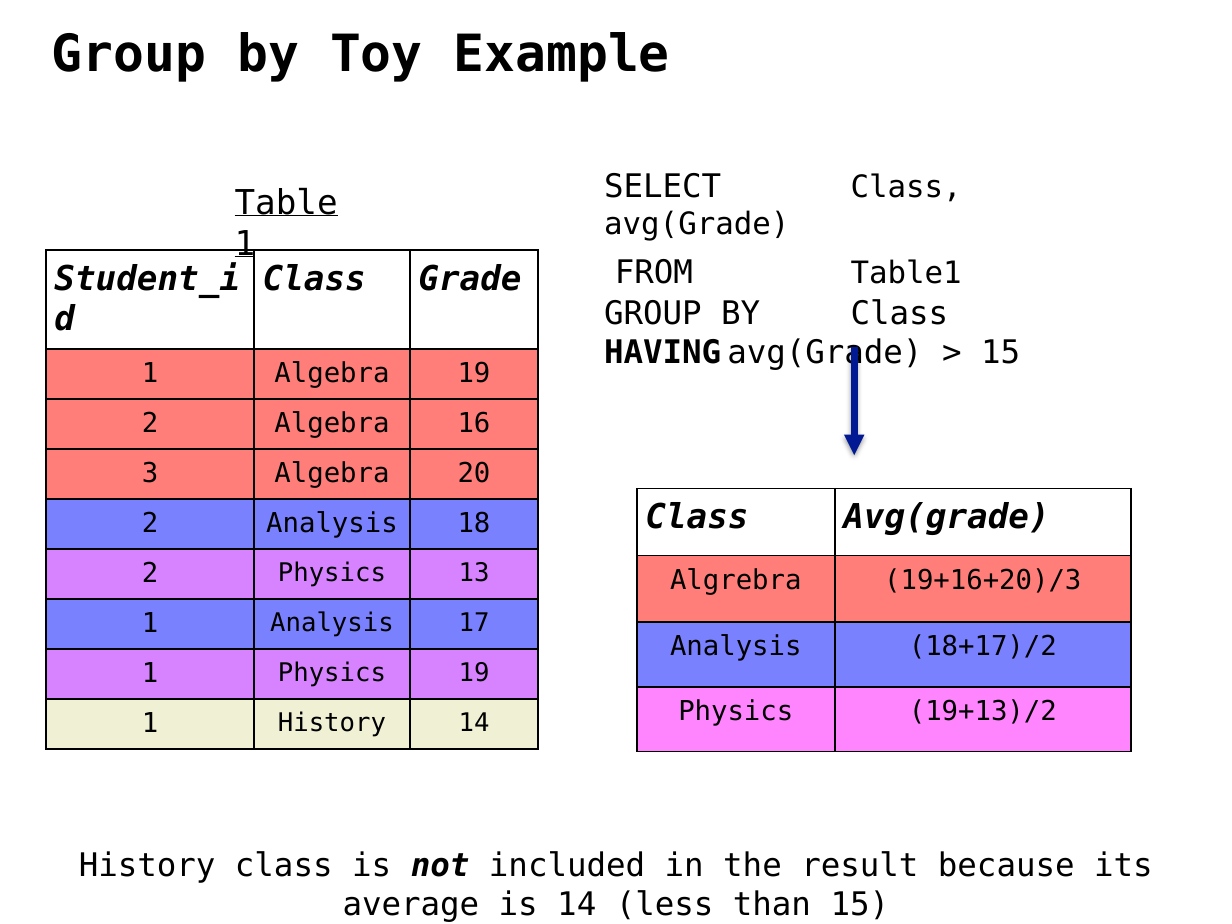
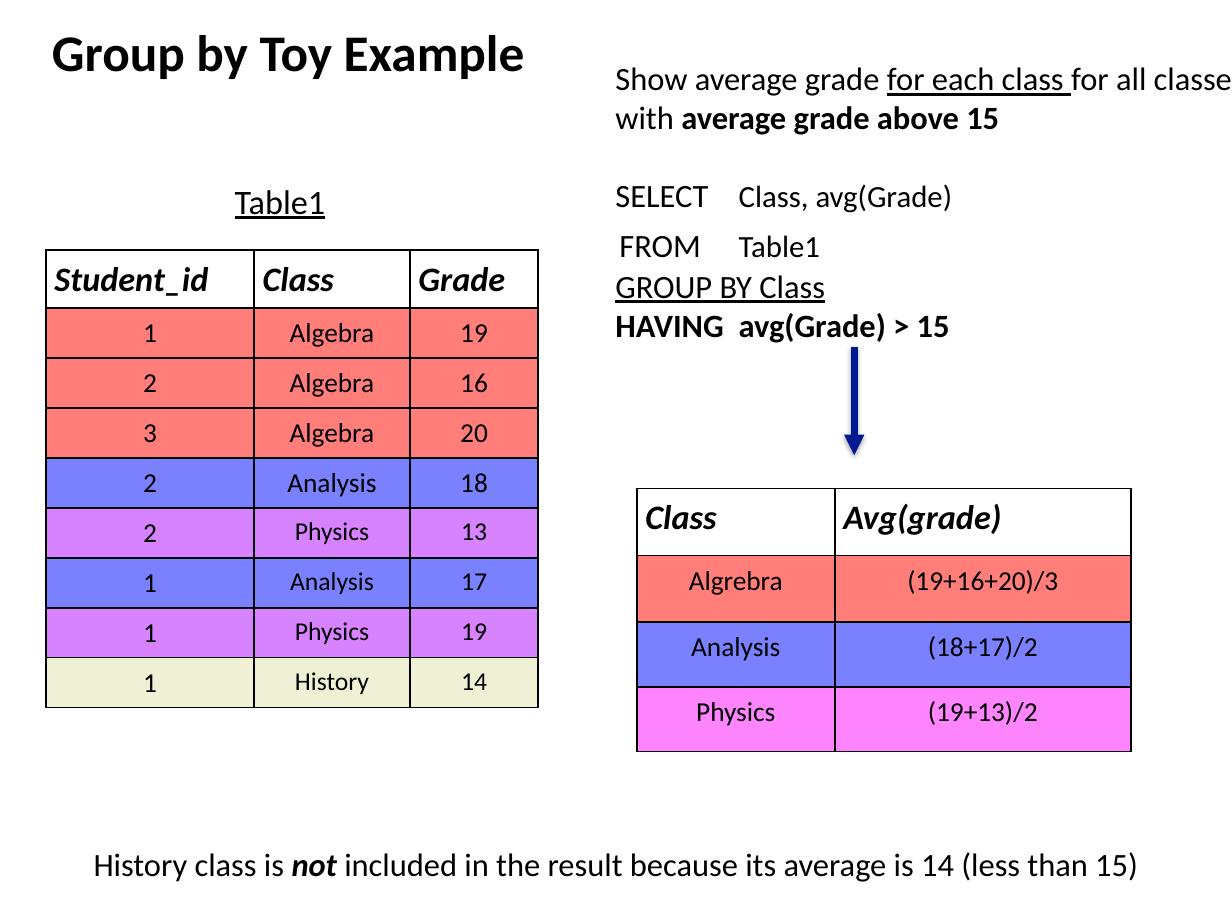
Before and after one commit to ipeirotis/introduction-to-databases, a slide deck: slide 13 of session5/D-SQL_Aggregation_Queries.pptx. Drawn at 1232x924 pixels with LibreOffice and Linux fonts; fonts in the diff are those of the drawing. Boxes give left, top, right and bottom in pixels: in the first picture for what was removed or moved away, otherwise in the second. Text is boxed around its words. In the diff, an @@ line names an element or a change of style, - is before the commit and + after.

```diff
--- a/session5/D-SQL_Aggregation_Queries.pptx
+++ b/session5/D-SQL_Aggregation_Queries.pptx
@@ text "Show average grade for each ...": place and size @@
-text "Show average grade for each ..." at [604,173,1020,370]
+text "Show average grade for each ..." at [615,67,1232,343]
@@ text at [615,67,1232,135]: paragraph added @@
+Show average grade for each class for all classes
+with average grade above 15
@@ font DejaVu Sans Mono to Calibri in 3 elements at [52,35,525,79], [94,852,1138,882], [235,190,326,219] @@
@@ text at [615,184,953,343]: font DejaVu Sans Mono to Calibri in "SELECT Class, avg(Grade)", "FROM Table1", "GROUP BY Class", "HAVING avg(Grade) > 15"; underline on in "GROUP BY Class"; bold on in "avg(Grade) > 15" @@
@@ table at [46,250,537,708] @@
@@ font DejaVu Sans Mono to Calibri @@
@@ table at [637,489,1131,753] @@
@@ font DejaVu Sans Mono to Calibri @@
```
Also in this commit, not shown: 20 other slides changed, 1 slide removed.
